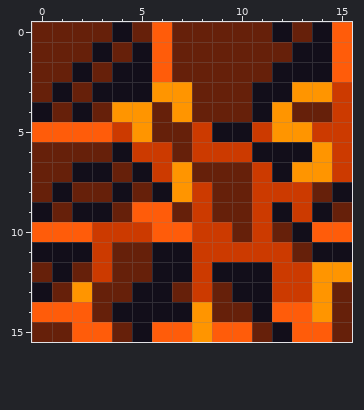
Edited in one commit: pixel-art sprite (core/assets/lavaground.png). The picture above is the old version.
The file is 16x16 pixels.
Now the later version:
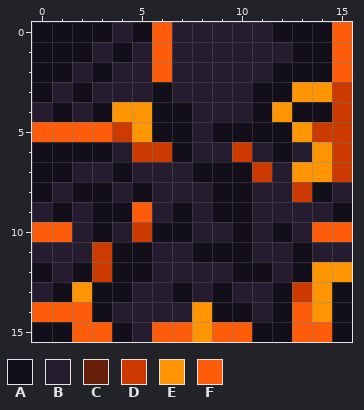
Palette (. is transparent): A #120e1a  B #261c30  C #66200a  D #cc3a00  E #ff9500  F #ff5c0a
The exact change:
Changed rows in their new state; - is an unchanged pixel.
first column x 0:
 0 AAAABA-BBBBB-A--
 1 AAABAB-BBBBBB---
 2 AABABB-BBBBB----
 3 ABABBBABBBB-----
 4 BABA--AABBB--AA-
 5 ------AAB--AA---
 6 AAAAB--ABB-B-B--
 7 AABBABBBAAA-B---
 8 ABAABABBBAABB-AB
 9 BAB-A-BABAABBBBA
10 --BAB-AABBABAB--
11 BBB-AABBAAABBABB
12 ABA-AABBBB--BA--
13 BA-AABBABABBA--A
14 ---ABBBB-AABA--A
15 AA--AB-----A---A
Pixel boxes of the changes (left, top, right, bottom) in both pictures:
changed: (32, 22, 352, 342)
